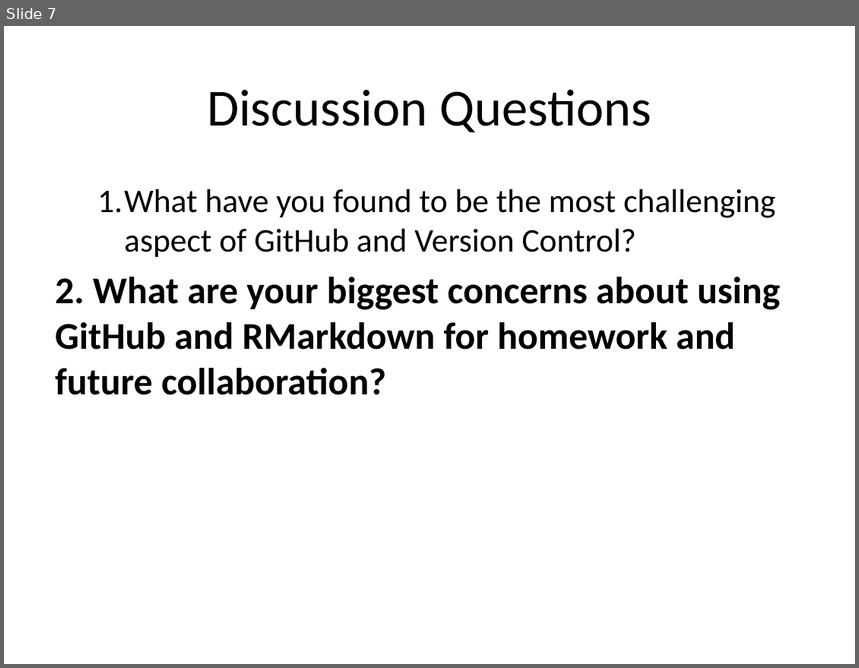
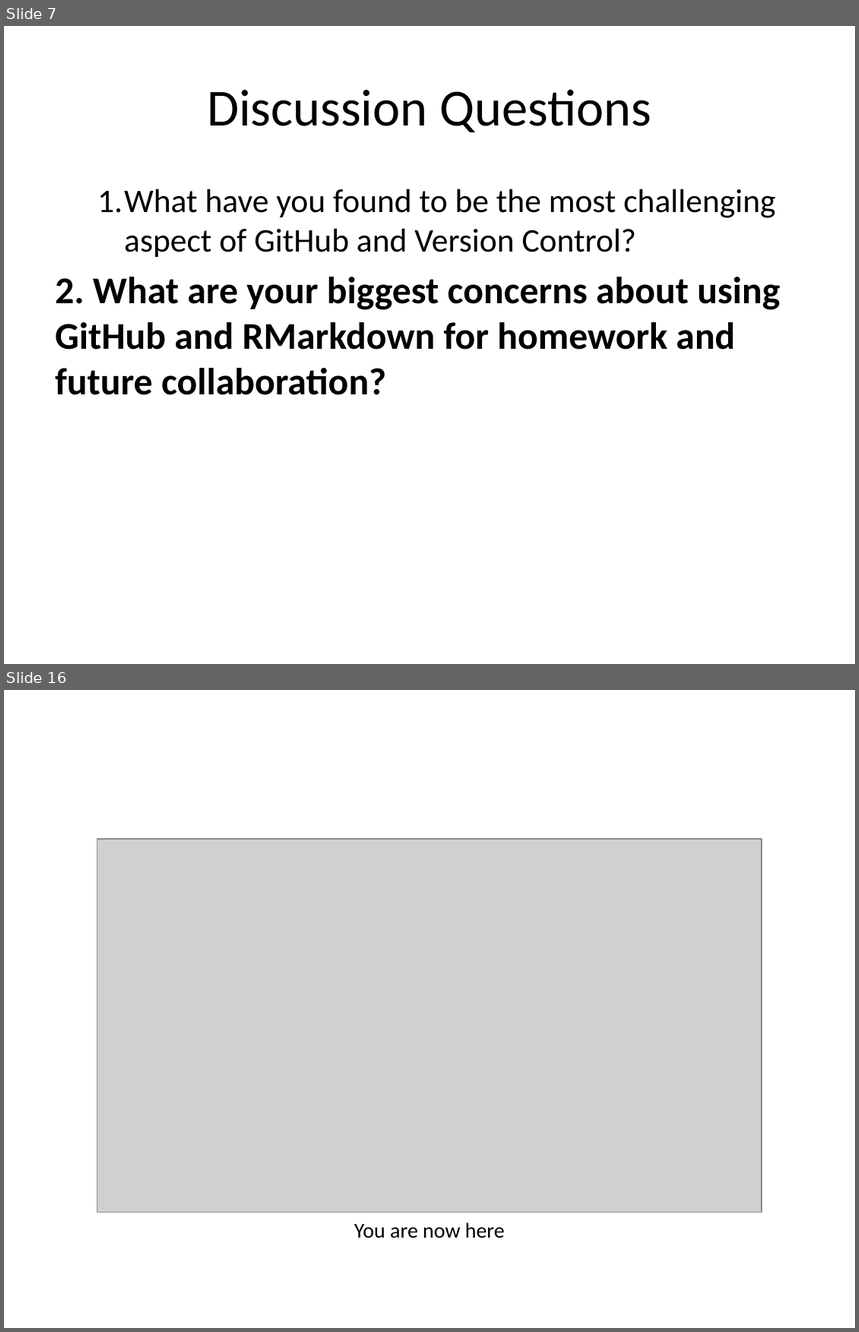
Before and after one commit to bjkamrat/myrepo, a slide deck: Github_week_pres2.pptx. Shown one above the other, each under a label of ours: slide 7 before the commit, slides 7 and 16 after it; the slides between them are not shown. The pictures are 859x668 and 859x1332 pixels, drawn with LibreOffice and Linux fonts; fonts in the diff are those of the drawing; grey boxes stand for pictures. Boxes give left, top, right and bottom in pixels: in the first picture for what was removed or moved away, otherwise in the second. Text is boxed around its words. In the diff, an @@ line names an element or a change of style, - is before the commit and + after.

```diff
--- a/Github_week_pres2.pptx
+++ b/Github_week_pres2.pptx
@@ slide 16 added at box(4, 690, 855, 1328), background #FFFFFF @@
@@ picture added at box(97, 839, 762, 1213) @@
@@ text added at box(354, 1223, 505, 1239), 18 pt, text #000000 @@
+You are now here
```
Also in this commit, not shown: 3 slides changed, 15 other slides added, 9 other files.
